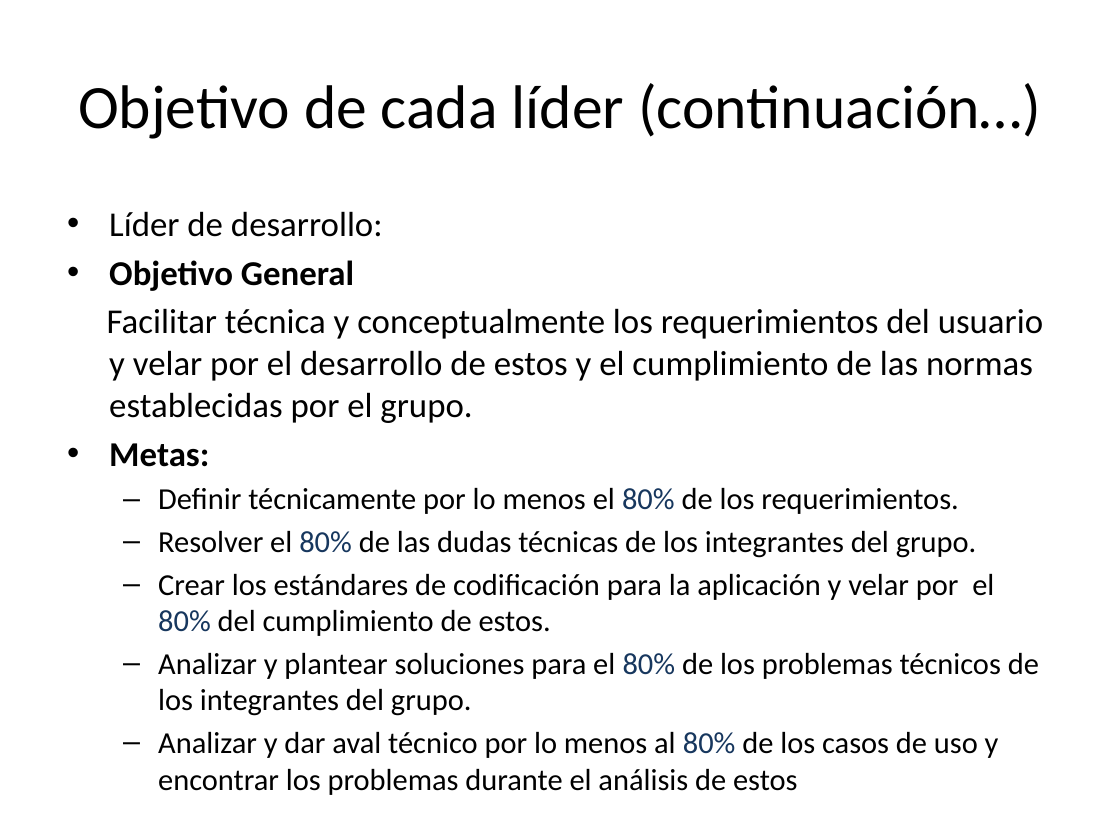
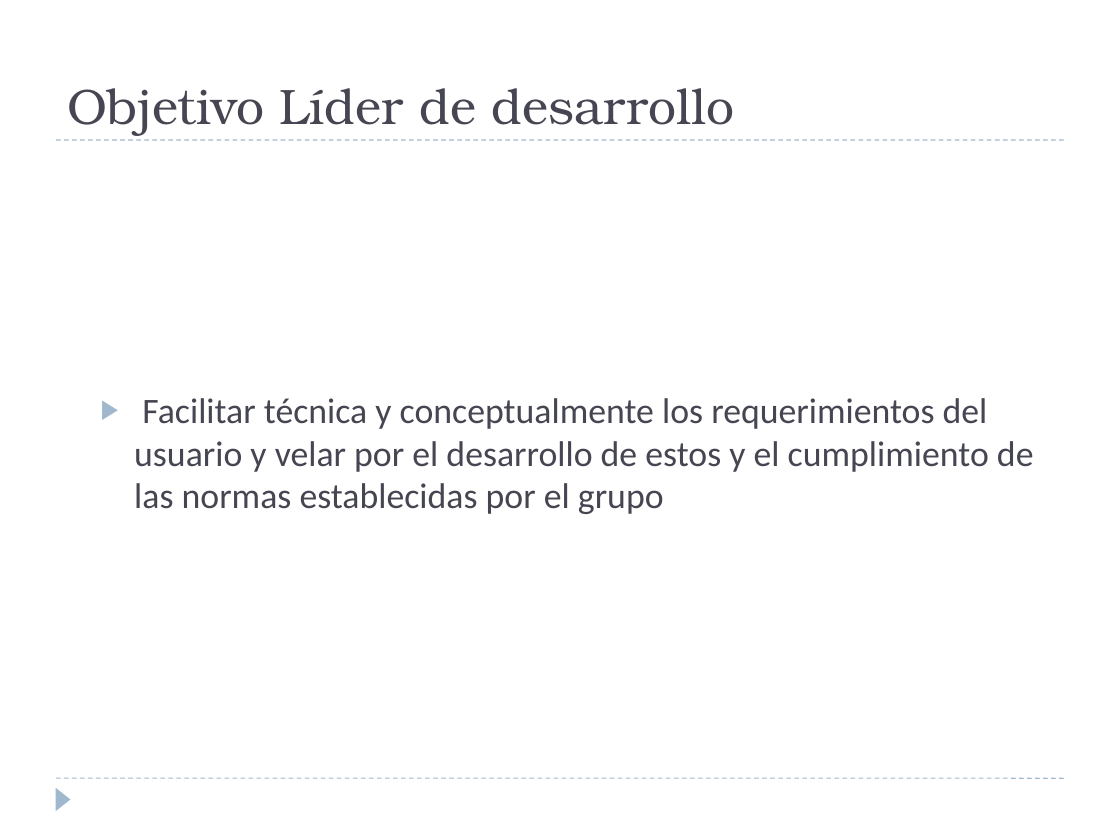
Before and after one commit to heberjp/proyecto-tsp-sistema-comidas-rapidas, a slide deck: slide 6 of 1 - Planeacion/2 - Estrategia/Vison General TCP.pptx (slide 7 before the commit). Drawn at 1120x840 pixels with LibreOffice and Linux fonts; fonts in the diff are those of the drawing. Boxes give left, top, right and bottom in pixels: in the first picture for what was removed or moved away, otherwise in the second. Text is boxed around its words. In the diff, an @@ line names an element or a change of style, - is before the commit and + after.

```diff
--- a/1 - Planeacion/2 - Estrategia/Vison General TCP.pptx
+++ b/1 - Planeacion/2 - Estrategia/Vison General TCP.pptx
@@ title "Objetivo Líder de desarrollo" at [67,88,734,136]: vertical alignment middle to bottom @@
@@ title at [67,88,734,136]: text changed; size 39.6 to 32 pt; font Calibri to TeX Gyre Bonum; text colour #000000 to #464653 @@
-Objetivo de cada líder (continuación…)
+Objetivo Líder de desarrollo
@@ text "Facilitar técnica y conceptualmente los ..." at [134,398,1034,514]: vertical alignment top to middle @@
@@ line added from (56, 140) to (1064, 140), #9FB8CD 0.75 pt dashed @@
@@ text at [134,398,1034,514]: text changed; size 19.6 to 23 pt; text colour #000000 to #464653 @@
-• Líder de desarrollo:
-• Objetivo General
-Facilitar técnica y conceptualmente los requerimientos del usuario y velar por el desarrollo de estos y el cumplimiento de las normas establecidas por el grupo.
-• Metas:
-  – Definir técnicamente por lo menos el 80% de los requerimientos.
-  – Resolver el 80% de las dudas técnicas de los integrantes del grupo.
-  – Crear los estándares de codificación para la aplicación y velar por el 80% del cumplimiento de estos.
-  – Analizar y plantear soluciones para el 80% de los problemas técnicos de los integrantes del grupo.
-  – Analizar y dar aval técnico por lo menos al 80% de los casos de uso y encontrar los problemas durante el análisis de estos
+  ▶ Facilitar técnica y conceptualmente los requerimientos del usuario y velar por el desarrollo de estos y el cumplimiento de las normas establecidas por el grupo
@@ line added from (56, 778) to (1064, 778), #9FB8CD 0.75 pt dashed @@
@@ triangle added at [56,787,71,811], fill #9FB8CD @@
```
Also in this commit, not shown: 10 other slides changed, 9 slides added, 7 slides removed.
